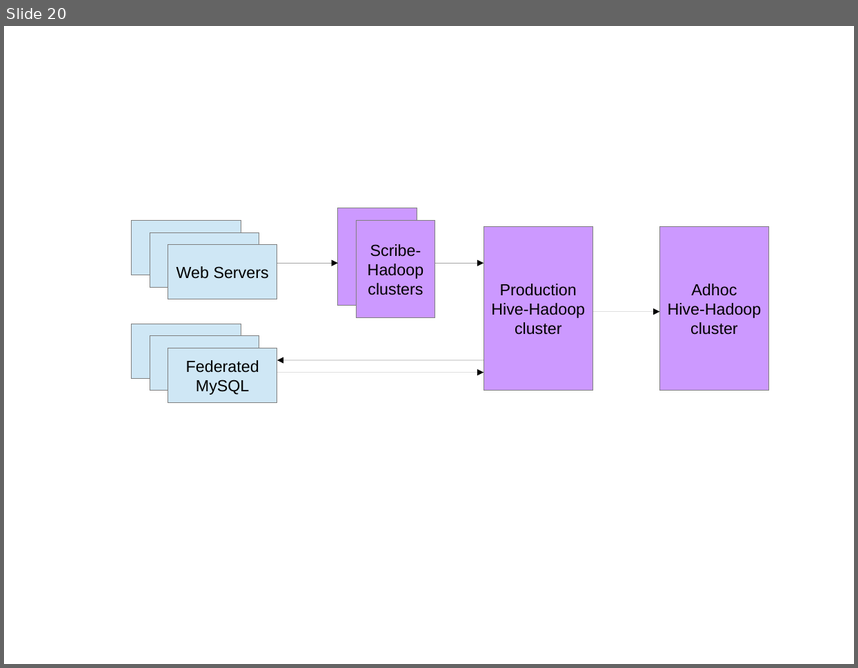
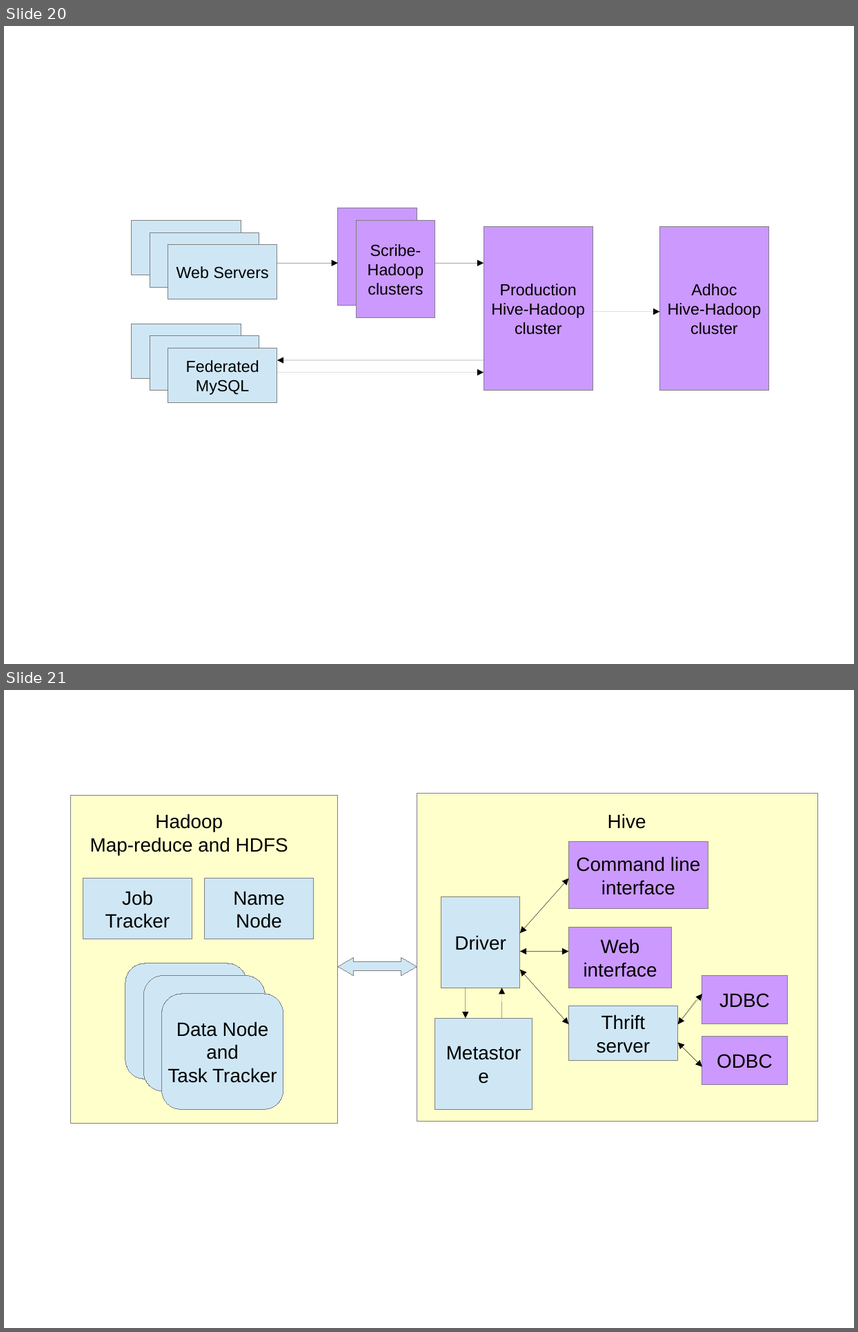
Before and after one commit to Visorgood/LambdaThesis, a slide deck: Thesis/thesis_template/images/Thesis_Images.odp. Shown one above the other, each under a label of ours: slide 20 before the commit, slides 20 and 21 after it. The pictures are 858x668 and 858x1332 pixels, drawn with LibreOffice and Linux fonts; fonts in the diff are those of the drawing. Boxes give left, top, right and bottom in pixels: in the first picture for what was removed or moved away, otherwise in the second. Text is boxed around its words. In the diff, an @@ line names an element or a change of style, - is before the commit and + after.

```diff
--- a/Thesis/thesis_template/images/Thesis_Images.odp
+++ b/Thesis/thesis_template/images/Thesis_Images.odp
@@ slide 21 added at (4,690,854,1328), background #FFFFFF @@
@@ rectangle added at (71,796,338,1123), fill #FFFFCC, outline #808080 0 pt @@
@@ text added at (90,814,288,855), 18 pt, text #000000 @@
+Hadoop
+Map-reduce and HDFS
@@ rectangle added at (417,793,818,1121), fill #FFFFCC, outline #808080 0 pt @@
@@ text added at (608,814,646,829), 18 pt, text #000000 @@
+Hive
@@ rectangle added at (568,842,708,909), fill #CC99FF, outline #808080 0 pt, 18 pt, text #000000 @@
+Command line
+interface
@@ rectangle added at (83,878,192,939), fill #CFE7F5, outline #808080 0 pt, 18 pt, text #000000 @@
+Job Tracker
@@ rectangle added at (205,878,314,939), fill #CFE7F5, outline #808080 0 pt, 18 pt, text #000000 @@
+Name Node
@@ arrow added from (520, 933) to (568, 878), #000000 0 pt @@
@@ arrow added from (568, 878) to (520, 933), #000000 0 pt @@
@@ rectangle added at (441,897,520,988), fill #CFE7F5, outline #808080 0 pt, 18 pt, text #000000 @@
+Driver
@@ rectangle added at (568,927,672,988), fill #CC99FF, outline #808080 0 pt, 18 pt, text #000000 @@
+Web
+interface
@@ left right arrow added at (338,957,417,976), fill #CFE7F5, outline #808080 0 pt @@
@@ arrow added from (520, 952) to (568, 952), #000000 0 pt @@
@@ arrow added from (568, 952) to (520, 952), #000000 0 pt @@
@@ rounded rectangle added at (125,963,246,1078), fill #CFE7F5, outline #808080 0 pt @@
@@ rounded rectangle added at (143,976,265,1091), fill #CFE7F5, outline #808080 0 pt @@
@@ arrow added from (520, 969) to (568, 1024), #000000 0 pt @@
@@ arrow added from (568, 1024) to (520, 969), #000000 0 pt @@
@@ rectangle added at (703,976,788,1024), fill #CC99FF, outline #808080 0 pt, 18 pt, text #000000 @@
+JDBC
@@ rounded rectangle added at (162,994,283,1110), fill #CFE7F5, outline #808080 0 pt, 18 pt, text #000000 @@
+Data Node
+and
+Task Tracker
@@ arrow added from (466, 988) to (466, 1018), #000000 0 pt @@
@@ arrow added from (502, 1018) to (502, 988), #000000 0 pt @@
@@ arrow added from (678, 1024) to (703, 994), #000000 0 pt @@
@@ arrow added from (697, 1000) to (678, 1024), #000000 0 pt @@
@@ rectangle added at (435,1018,533,1109), fill #CFE7F5, outline #808080 0 pt, 18 pt, text #000000 @@
+Metastore
@@ rectangle added at (568,1005,678,1061), fill #CFE7F5, outline #808080 0 pt, 18 pt, text #000000 @@
+Thrift server
@@ rectangle added at (703,1036,788,1085), fill #CC99FF, outline #808080 0 pt, 18 pt, text #000000 @@
+ODBC
@@ arrow added from (678, 1043) to (703, 1067), #000000 0 pt @@
@@ arrow added from (703, 1067) to (678, 1043), #000000 0 pt @@
```
Also in this commit, not shown: 3 other slides added, 11 other files.
